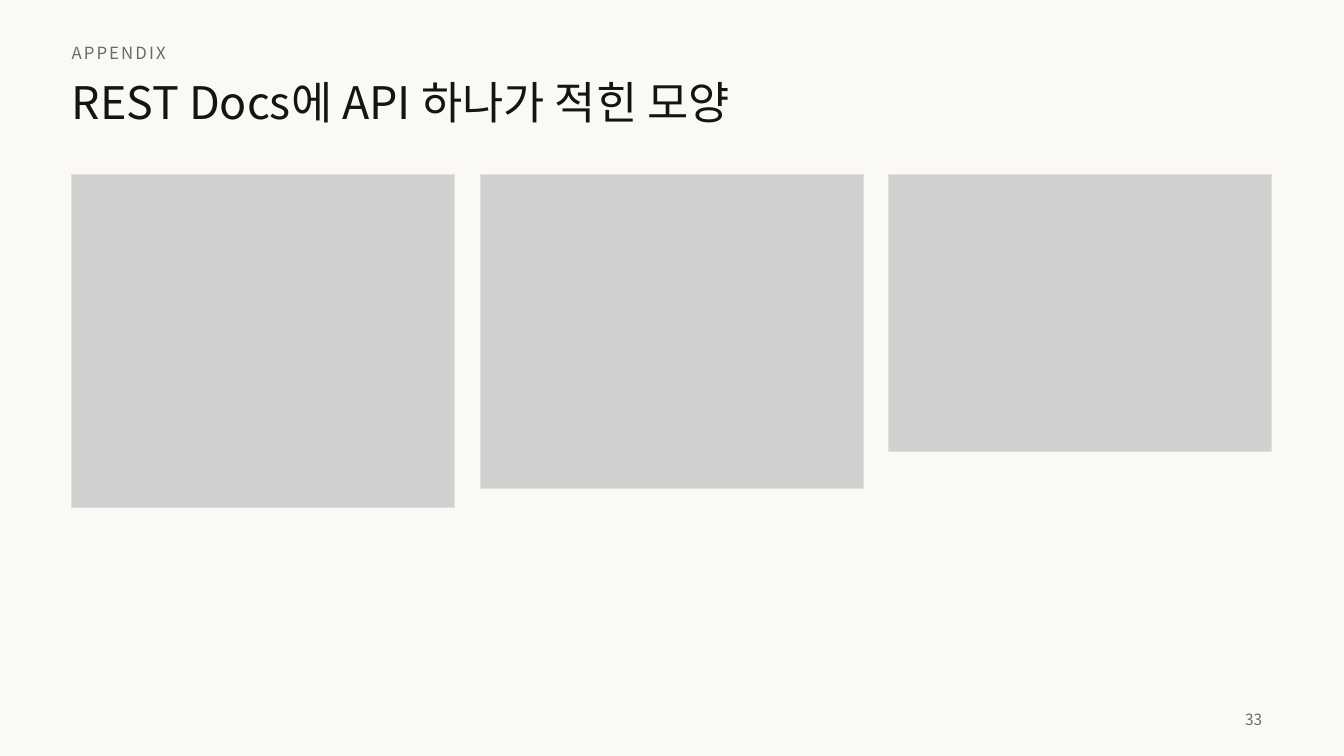
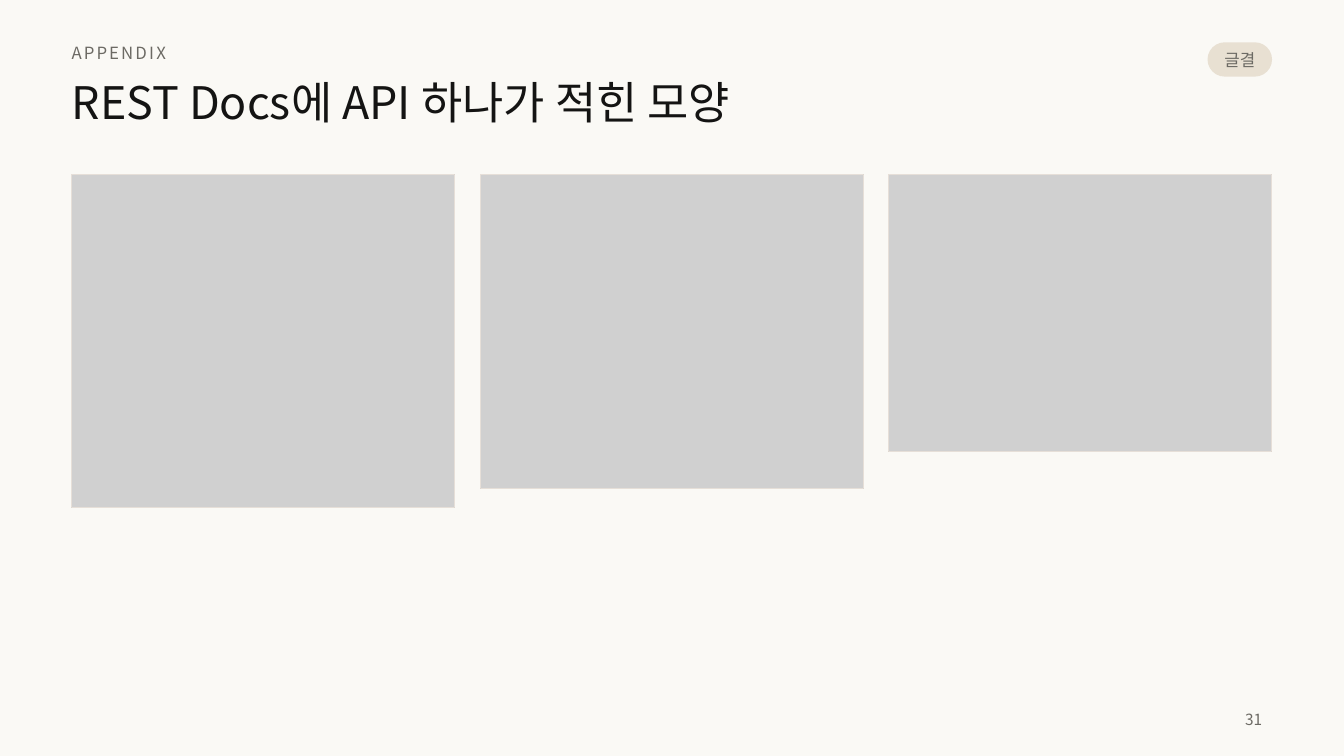
Before and after one commit to home-blog/docs-RESTful, a slide deck: slide 31 of 발표/RESTful-API-설계.pptx (slide 33 before the commit). Drawn at 1344x756 pixels with LibreOffice and Linux fonts; fonts in the diff are those of the drawing; grey boxes stand for pictures. Boxes give left, top, right and bottom in pixels: in the first picture for what was removed or moved away, otherwise in the second. Text is boxed around its words. In the diff, an @@ line names an element or a change of style, - is before the commit and + after.

```diff
--- a/발표/RESTful-API-설계.pptx
+++ b/발표/RESTful-API-설계.pptx
@@ rounded rectangle added at (x1=1208, y1=42, x2=1272, y2=77), fill #E8E0D2 @@
@@ text added at (x1=1224, y1=52, x2=1255, y2=67), 12 pt, text #6C6A64 @@
+글결
@@ page number at (x1=1245, y1=713, x2=1262, y2=725): text changed @@
-33
+31
```
Also in this commit, not shown: 10 other slides changed, 23 slides added, 23 slides removed, 4 other files.
